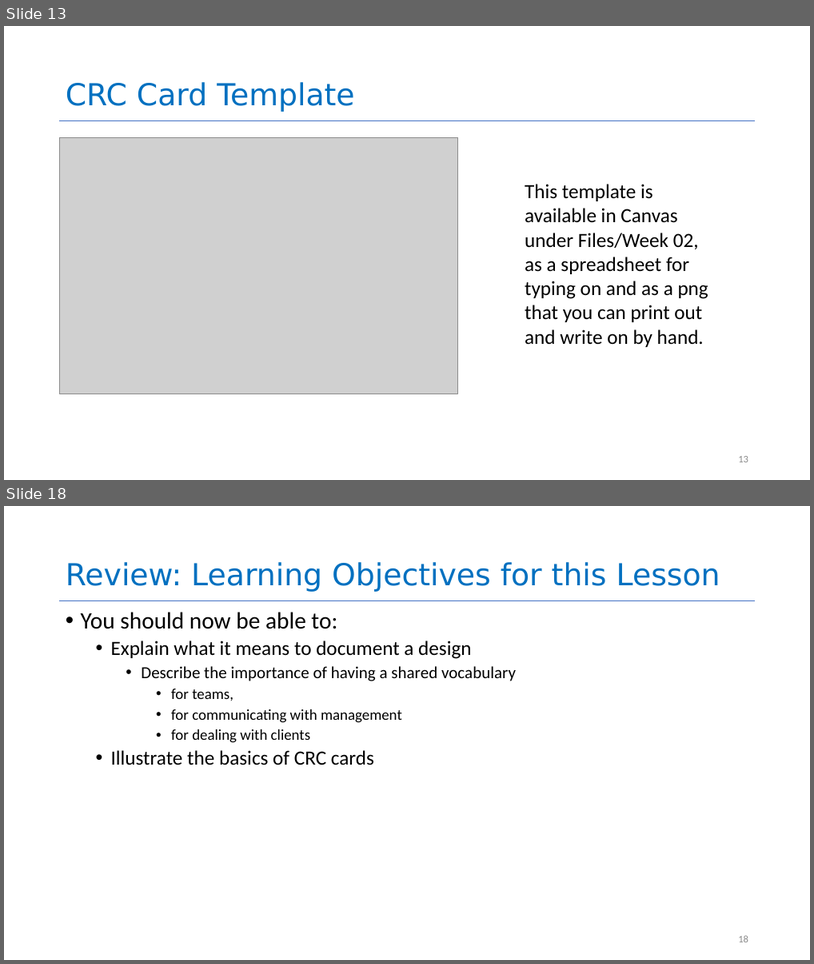
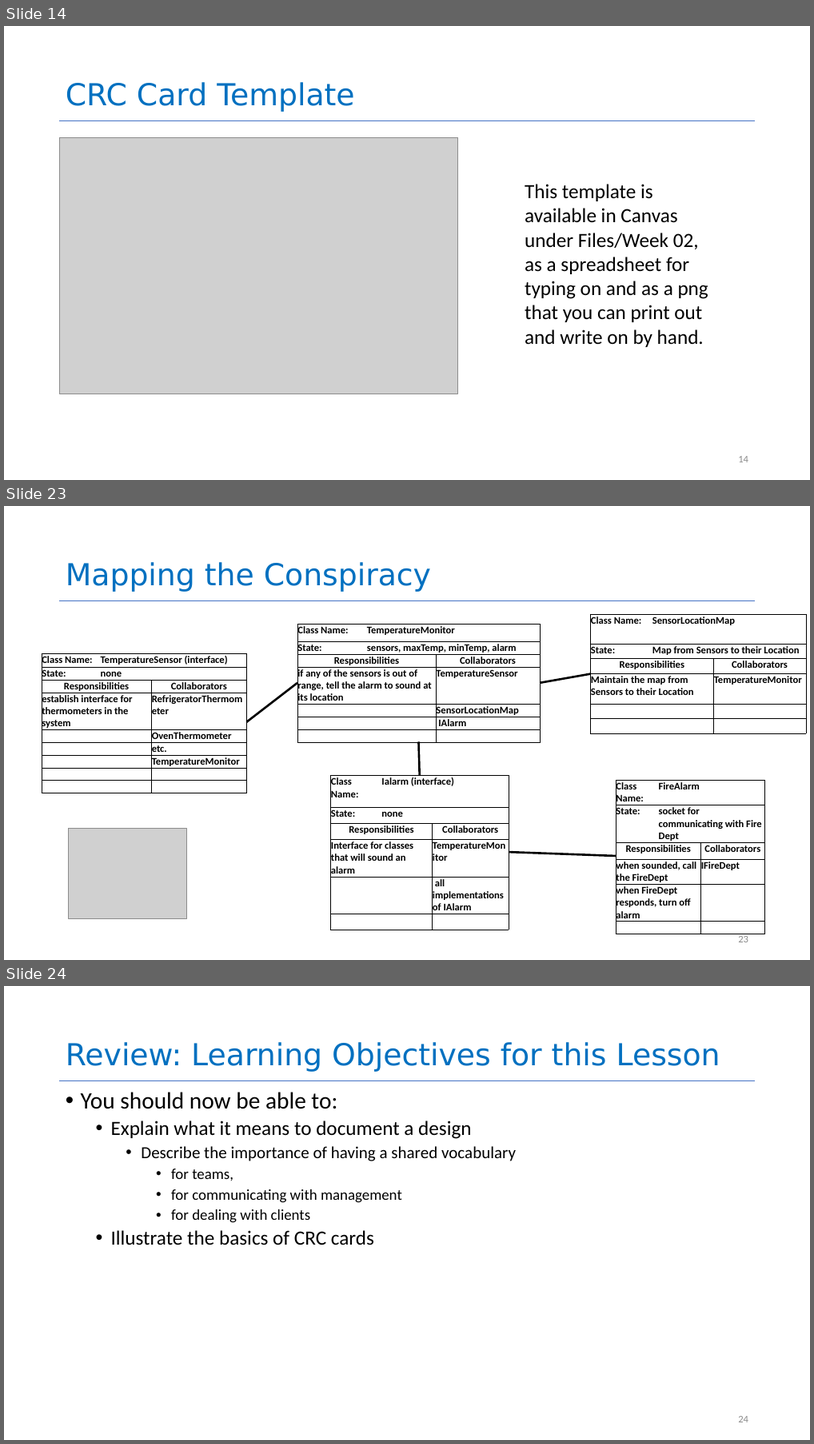
Before and after one commit to neu-se/CS4530-CS5500-Spring-2021, a slide deck: Slides/Lesson 2.1 Documenting Your Design.pptx. Shown one above the other, each under a label of ours: slides 13 and 18 before the commit, slides 14, 23 and 24 after it; the slides between them are not shown. The pictures are 814x964 and 814x1444 pixels, drawn with LibreOffice and Linux fonts; fonts in the diff are those of the drawing; grey boxes stand for pictures. Boxes give left, top, right and bottom in pixels: in the first picture for what was removed or moved away, otherwise in the second. Text is boxed around its words. In the diff, an @@ line names an element or a change of style, - is before the commit and + after.

```diff
--- a/Slides/Lesson 2.1 Documenting Your Design.pptx
+++ b/Slides/Lesson 2.1 Documenting Your Design.pptx
@@ slide 23 added at <box>4,506,810,960</box>, background #FFFFFF; not listed: 1 template element that a slide beside it also shows @@
@@ title added at <box>66,562,431,592</box>, 36 pt, text #0070C0 @@
+Mapping the Conspiracy
@@ table added at <box>298,624,541,742</box>, 7 rows, 3 columns @@
+Class Name: | TemperatureMonitor | 
+State: | sensors, maxTemp, minTemp, alarm | 
+Responsibilities |  | Collaborators
+if any of the sensors is out of range, tell the alarm to sound at its location |  | TemperatureSensor
+ |  | SensorLocationMap
+ |  | IAlarm
+ |  | 
@@ table added at <box>591,614,806,733</box>, 6 rows, 3 columns @@
+Class Name: | SensorLocationMap | 
+State: | Map from Sensors to their Location | 
+Responsibilities |  | Collaborators
+Maintain the map from Sensors to their Location |  | TemperatureMonitor
+ |  | 
+ |  | 
@@ table added at <box>42,653,246,790</box>, 9 rows, 3 columns @@
+Class Name: | TemperatureSensor (interface) | 
+State: | none | 
+Responsibilities |  | Collaborators
+establish interface for thermometers in the system |  | RefrigeratorThermometer
+ |  | OvenThermometer
+ |  | etc.
+ |  | TemperatureMonitor
+ |  | 
+ |  | 
@@ line added from (540, 683) to (591, 673), #000000 2.5 pt @@
@@ line added from (246, 722) to (298, 683), #000000 2.5 pt @@
@@ line added from (419, 742) to (420, 776), #000000 2.5 pt @@
@@ table added at <box>330,776,509,928</box>, 6 rows, 3 columns @@
+Class Name: | Ialarm (interface) | 
+State: | none | 
+Responsibilities |  | Collaborators
+Interface for classes that will sound an alarm |  | TemperatureMonitor
+ |  | all implementations of IAlarm
+ |  | 
@@ table added at <box>616,780,765,932</box>, 6 rows, 3 columns @@
+Class Name: | FireAlarm | 
+State: | socket for communicating with Fire Dept | 
+Responsibilities |  | Collaborators
+when sounded, call the FireDept |  | IFireDept
+when FireDept responds, turn off alarm |  | 
+ |  | 
@@ picture added at <box>69,828,186,919</box> @@
@@ line added from (509, 852) to (616, 856), #000000 2.5 pt @@
@@ page number added at <box>738,936,749,942</box>, 12 pt, text #8C8C8C @@
+23
@@ what was slide 13 is now slide 14 @@
@@ page number at <box>738,456,749,462</box>: text changed @@
-13
+14
@@ what was slide 18 is now slide 24 @@
@@ page number at <box>738,1416,749,1422</box>: text changed @@
-18
+24
```
Also in this commit, not shown: 5 slides changed, 5 other slides added, 3 other files.
